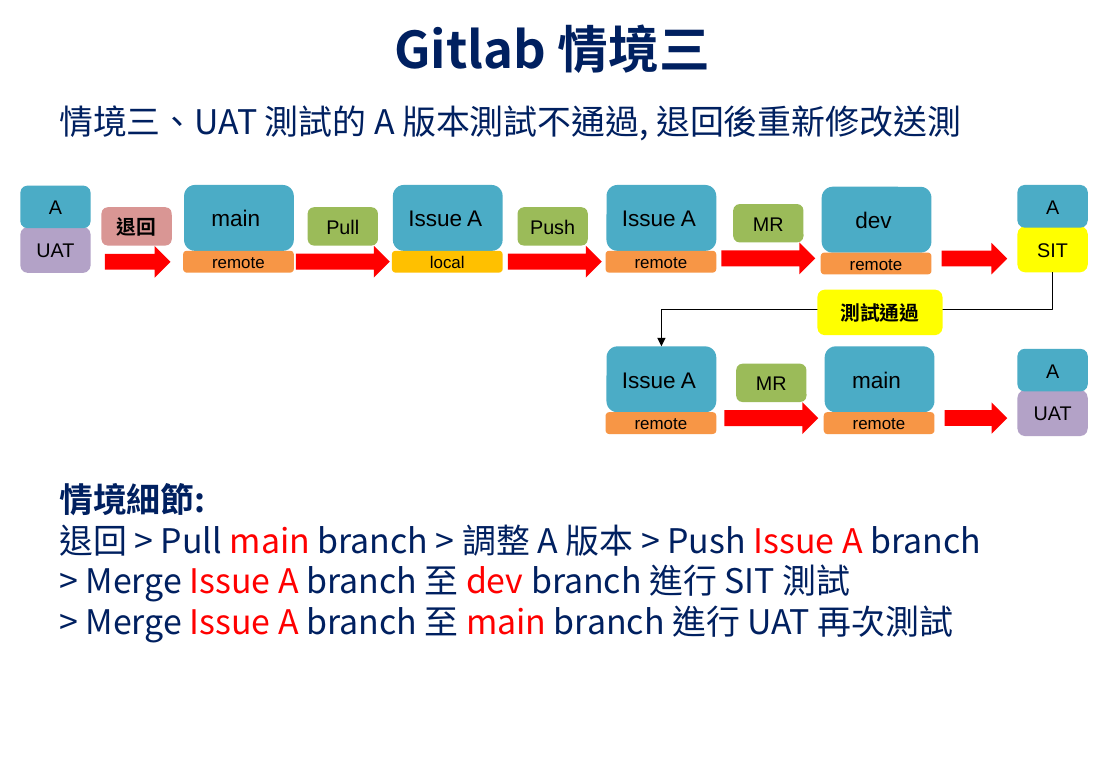
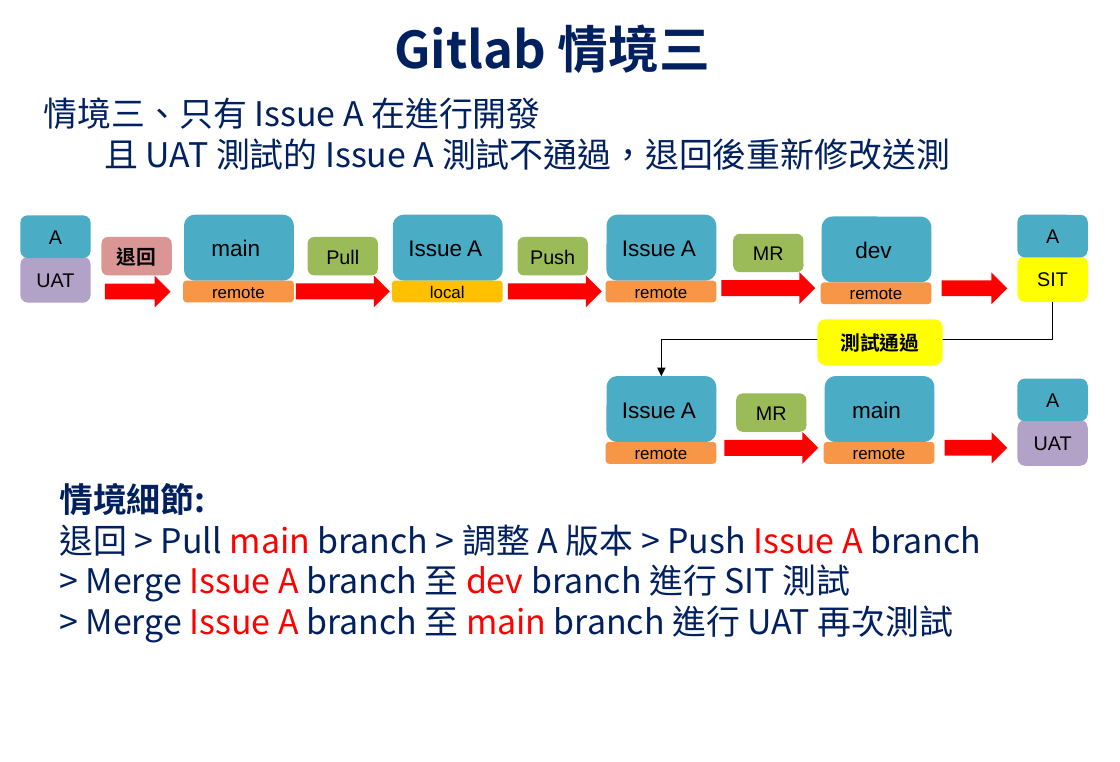
Before and after one commit to UDFWu/transfile, a slide deck: slide 4 of CICD Process.pptx. Drawn at 1120x762 pixels with LibreOffice and Linux fonts; fonts in the diff are those of the drawing; background and template pictures are left out. Boxes give left, top, right and bottom in pixels: in the first picture for what was removed or moved away, otherwise in the second. Text is boxed around its words. In the diff, an @@ line names an element or a change of style, - is before the commit and + after.

Commit message:
sss

```diff
--- a/CICD Process.pptx
+++ b/CICD Process.pptx
@@ text at (x1=44, y1=97, x2=950, y2=170): text changed @@
-情境三、UAT 測試的 A 版本測試不通過, 退回後重新修改送測
+情境三、只有 Issue A 在進行開發
+且 UAT 測試的 Issue A 測試不通過，退回後重新修改送測
@@ 24 rounded rectangles, 7 right arrows, 1 elbow arrow moved together from (x1=20, y1=185, x2=1088, y2=436) to (x1=20, y1=214, x2=1088, y2=465) @@
```
Also in this commit, not shown: 4 other slides changed, 9 slides added.
